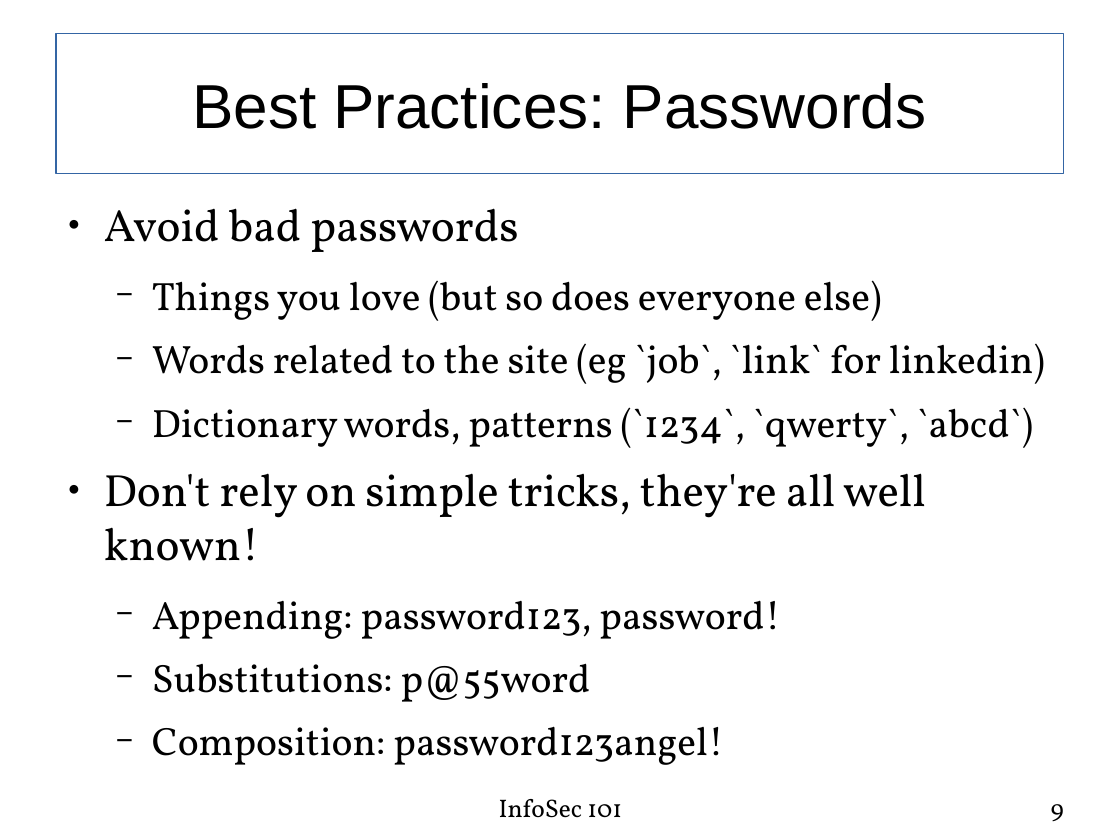
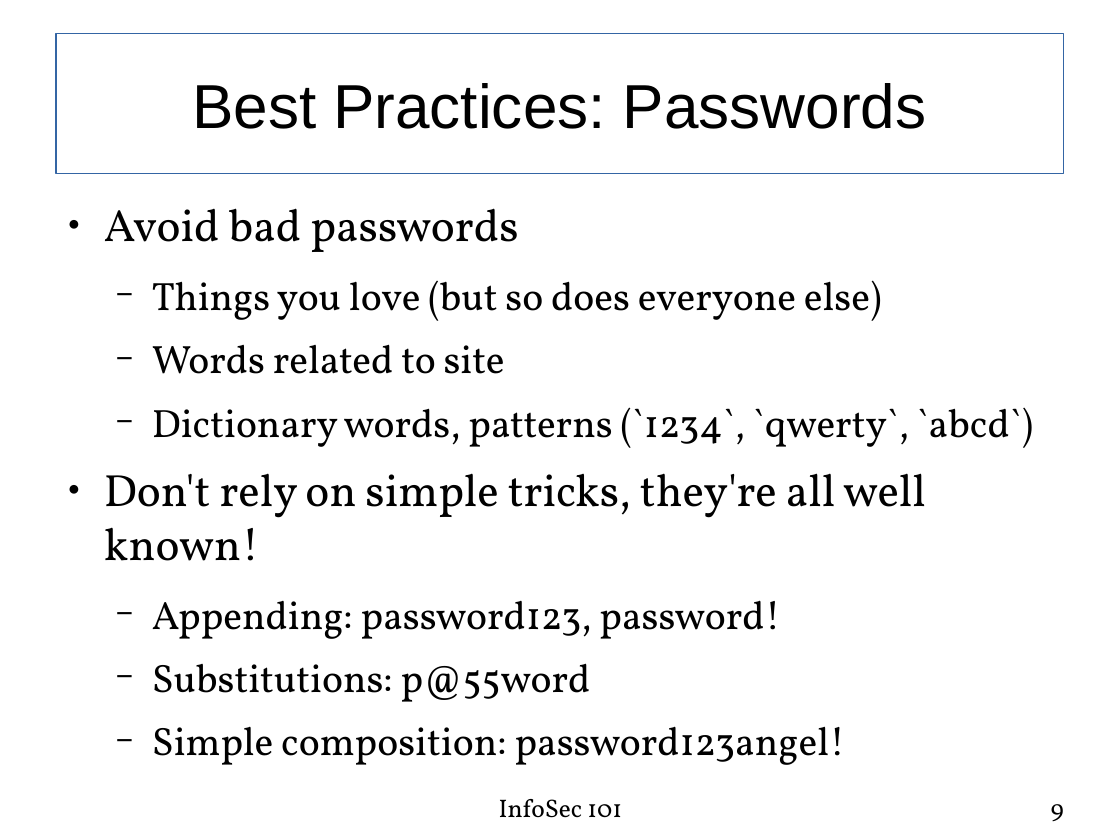
Before and after one commit to fabianlischka/InfoSec101, a slide deck: slide 9 of InfoSec101-Presentation-FCC-2015-02-26.odp. Drawn at 1120x840 pixels with LibreOffice and Linux fonts; fonts in the diff are those of the drawing. Boxes give left, top, right and bottom in pixels: in the first picture for what was removed or moved away, otherwise in the second. Text is boxed around its words. In the diff, an @@ line names an element or a change of style, - is before the commit and + after.

```diff
--- a/InfoSec101-Presentation-FCC-2015-02-26.odp
+++ b/InfoSec101-Presentation-FCC-2015-02-26.odp
@@ text at bbox=[152, 344, 505, 374]: text changed @@
-  − Words related to the site (eg `job`, `link` for linkedin)
+  − Words related to site
@@ text at bbox=[152, 726, 846, 765]: text changed @@
-  − Composition: password123angel!
+  − Simple composition: password123angel!
```
Also in this commit, not shown: 12 other slides changed, 1 slide removed.
